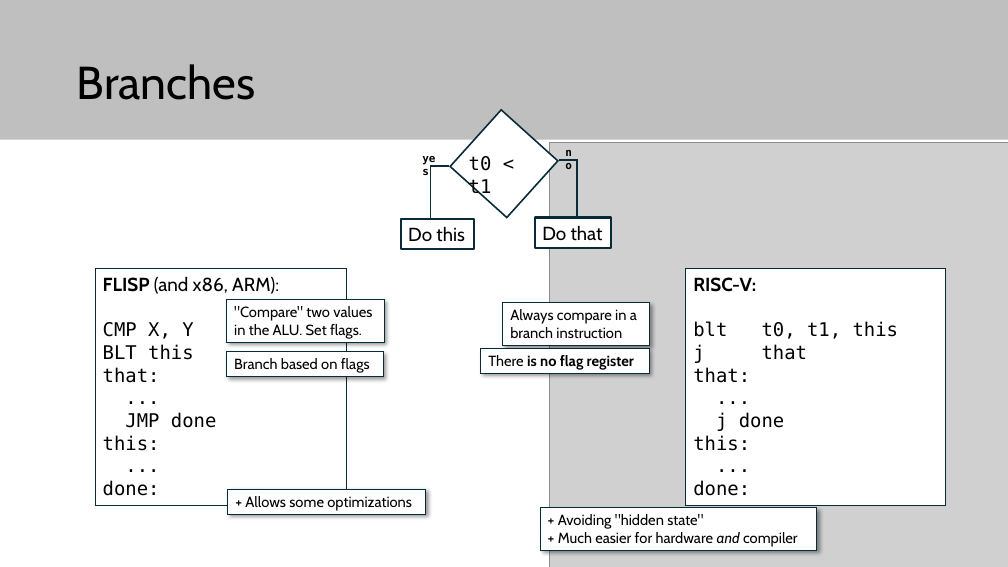
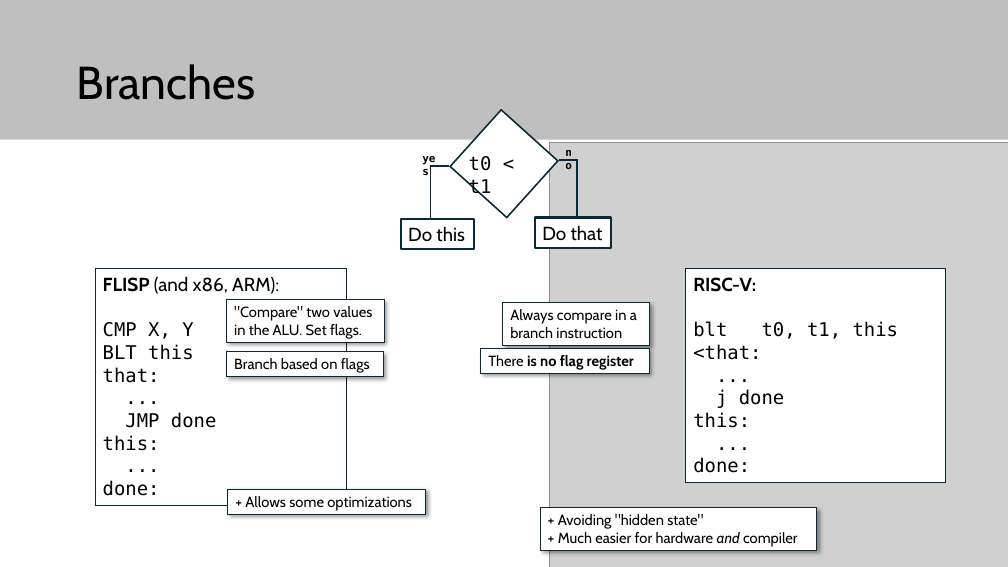
Before and after one commit to elias-at-chalmers/mop-lecture_notes-mirror, a slide deck: slide 2 of slides/lecture03-assembly2.pptx. Drawn at 1008x567 pixels with LibreOffice and Linux fonts; fonts in the diff are those of the drawing; grey boxes stand for pictures. Boxes give left, top, right and bottom in pixels: in the first picture for what was removed or moved away, otherwise in the second. Text is boxed around its words. In the diff, an @@ line names an element or a change of style, - is before the commit and + after.

```diff
--- a/slides/lecture03-assembly2.pptx
+++ b/slides/lecture03-assembly2.pptx
@@ rectangle "RISC-V:": place and size @@
-rectangle "RISC-V:" at [686, 268, 946, 505]
+rectangle "RISC-V:" at [686, 268, 946, 482]
@@ text in rectangle at [693, 321, 899, 360]: text changed @@
-blt t0, t1, this
-j that
-that:
+blt t0, t1, this
+<that:
```
Also in this commit, not shown: 6 other slides changed, 6 slides added, 4 slides removed, 8 other files.
